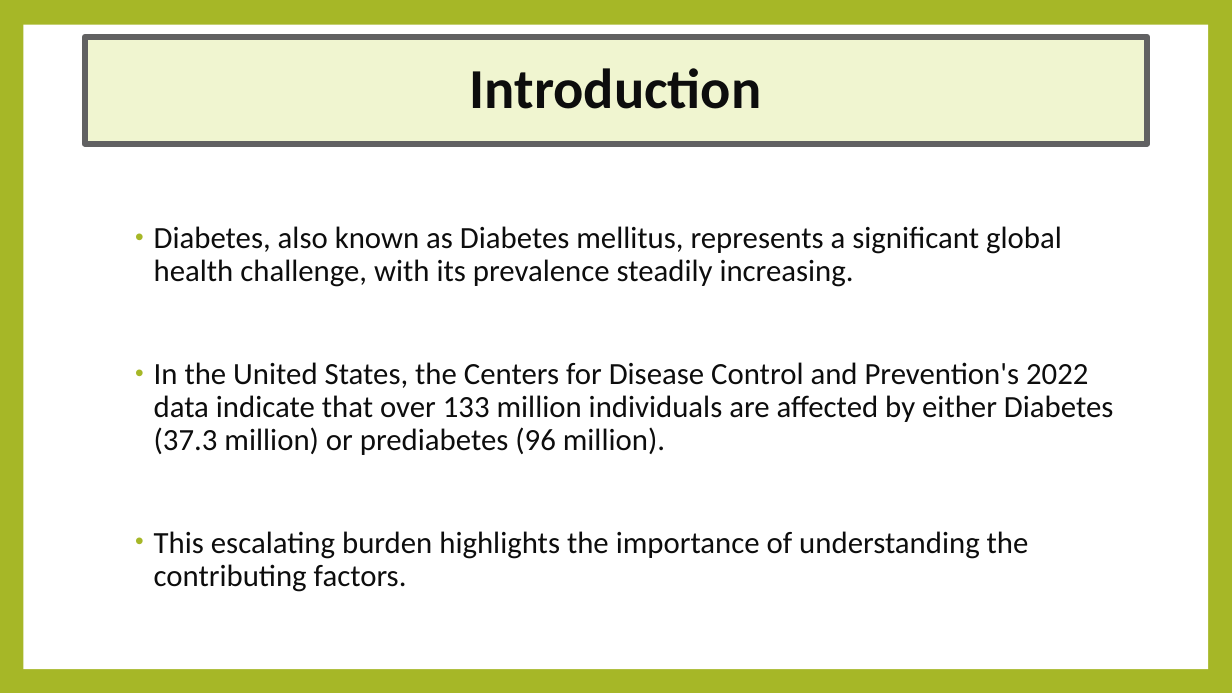
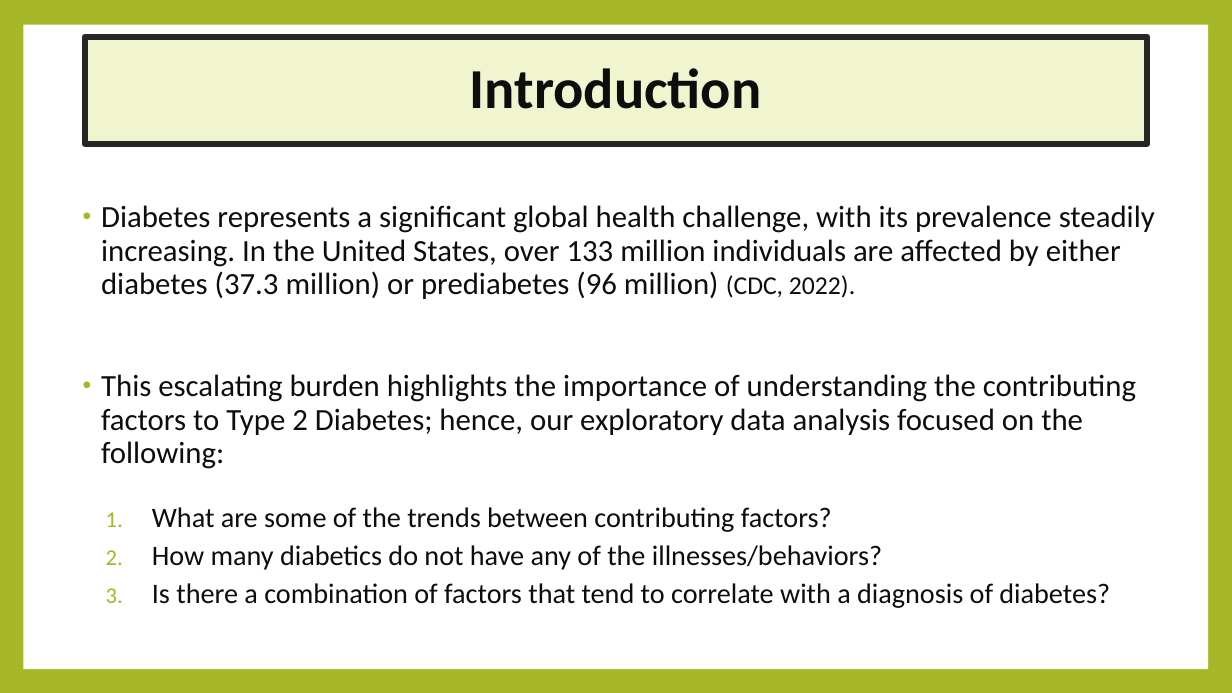
Before and after one commit to K01t0N/project-1, a slide deck: slide 2 of Exploring Potential Contributing Factors to Diabetes.pptx. Drawn at 1232x693 pixels with LibreOffice and Linux fonts; fonts in the diff are those of the drawing. Boxes give left, top, right and bottom in pixels: in the first picture for what was removed or moved away, otherwise in the second. Text is boxed around its words. In the diff, an @@ line names an element or a change of style, - is before the commit and + after.

```diff
--- a/Exploring Potential Contributing Factors to Diabetes.pptx
+++ b/Exploring Potential Contributing Factors to Diabetes.pptx
@@ title "Introduction" at [85,37,1148,144]: outline #616162 4.5 pt to #262626 4.5 pt @@
@@ text at [101,205,1155,608]: text changed @@
-• Diabetes, also known as Diabetes mellitus, represents a significant global health challenge, with its prevalence steadily increasing.
-• In the United States, the Centers for Disease Control and Prevention's 2022 data indicate that over 133 million individuals are affected by either Diabetes (37.3 million) or prediabetes (96 million).
-• This escalating burden highlights the importance of understanding the contributing factors.
+• Diabetes represents a significant global health challenge, with its prevalence steadily increasing. In the United States, over 133 million individuals are affected by either diabetes (37.3 million) or prediabetes (96 million) (CDC, 2022).
+• This escalating burden highlights the importance of understanding the contributing factors to Type 2 Diabetes; hence, our exploratory data analysis focused on the following:
+  1. What are some of the trends between contributing factors?
+  2. How many diabetics do not have any of the illnesses/behaviors?
+  3. Is there a combination of factors that tend to correlate with a diagnosis of diabetes?
```
Also in this commit, not shown: 11 other slides changed, 2 slides removed.
